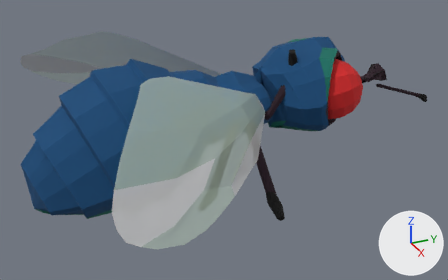
The glTF model web/public/models/fly/shy-fly-rigged.glb, before and after one commit.
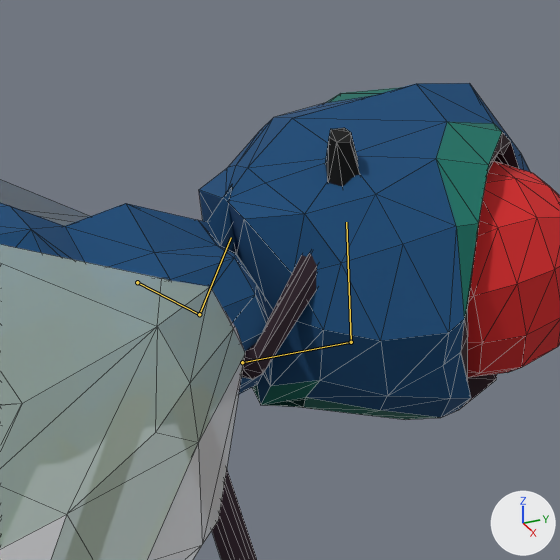
Each version is shown whole from a camera (50 mm lens) standing at (15.71, -5.76, 9.13) and looking at (0.25, 1.2, 1.4), then close up on the part from 44% to 79% of the width and 5% to 61% of the height. Every picture has the same lights, and +X, +Y and +Z are marked at lower right. The last two pictures show the newer version. Both versions are drawn at frame 15 of the action 'groom'; the numbers are the values there. The bones that change are drawn over the model as lines in the close-ups. The close-ups show mesh edges as thin lines.
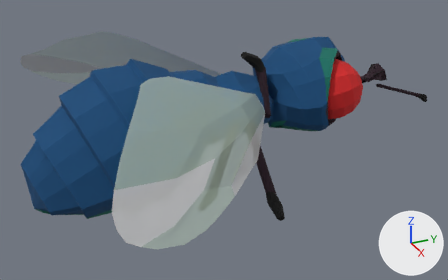
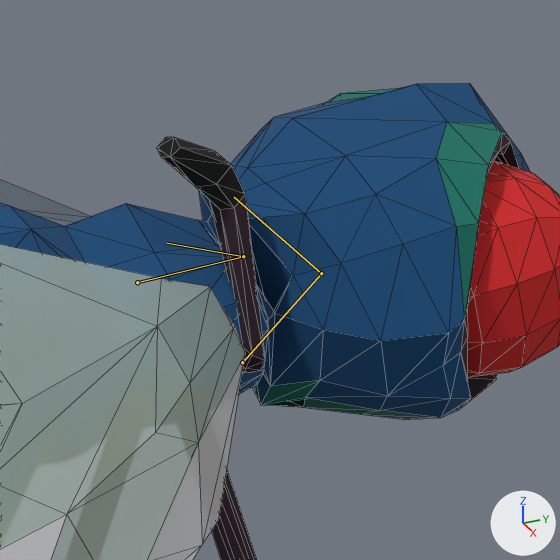
Location of each change, (x1, y1, x2, y2) in pixels of the close-ups (560 x 560 px):
'Sphere.000', posed: before (242, 128, 360, 380); after (157, 137, 265, 373)
bone 'leg.L.1.upper', root to tip: before (137, 282) to (199, 314); after (137, 282) to (243, 256)
bone 'leg.L.1.lower', root to tip: before (199, 314) to (231, 237); after (243, 256) to (167, 243)
bone 'leg.R.1.upper', root to tip: before (242, 362) to (351, 342); after (242, 362) to (321, 273)
bone 'leg.R.1.lower', root to tip: before (351, 342) to (346, 222); after (321, 273) to (234, 197)

What the commit changed:
Bone 'leg.L.1.upper' (bone_leg_l_1_upper) turns from (43, 0, 0) to (86, 0, 6) degrees about its own x, y and z.
Bone 'leg.L.1.lower' (bone_leg_l_1_lower) turns from (95, 0, 0) to (115, 0, 0) degrees about its own x, y and z.
Bone 'leg.R.1.upper' (bone_leg_r_1_upper) turns from (77, 0, 0) to (115, 0, -6) degrees about its own x, y and z.
Bone 'leg.R.1.lower' (bone_leg_r_1_lower) turns from (54, 0, 0) to (63, 0, 0) degrees about its own x, y and z.
